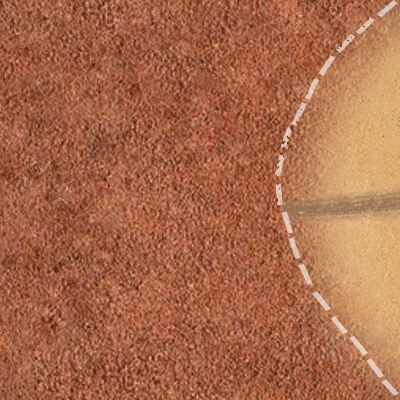
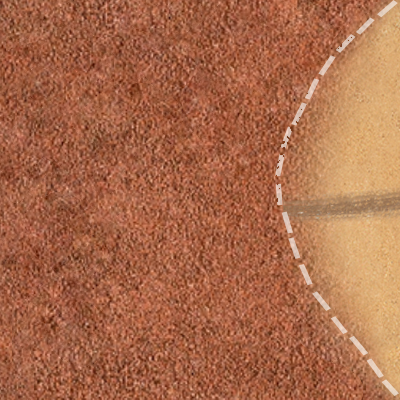
Layers edited between the first and the second 400 x 400 image:
painted on "Слой 2" over [330, 0, 400, 400]
